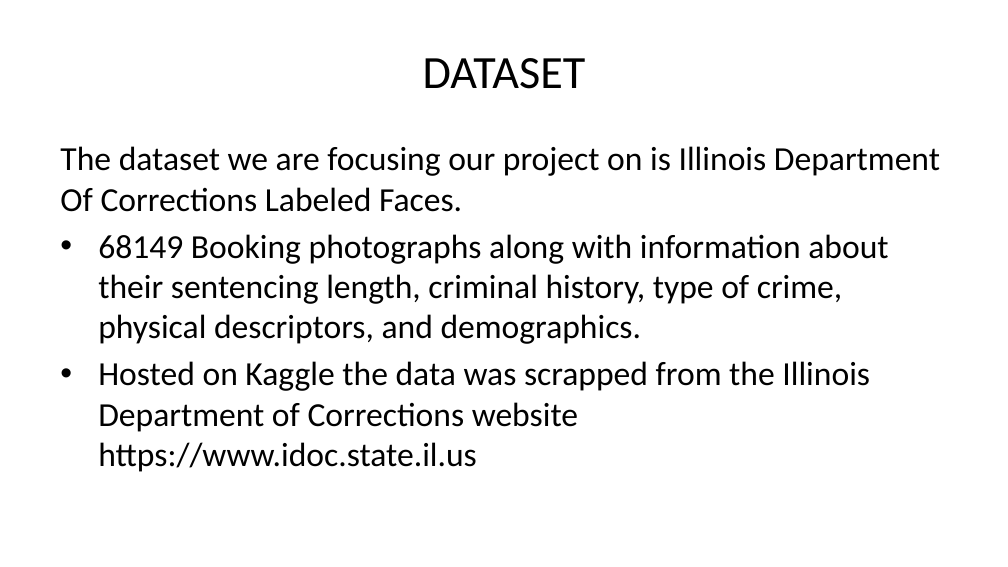
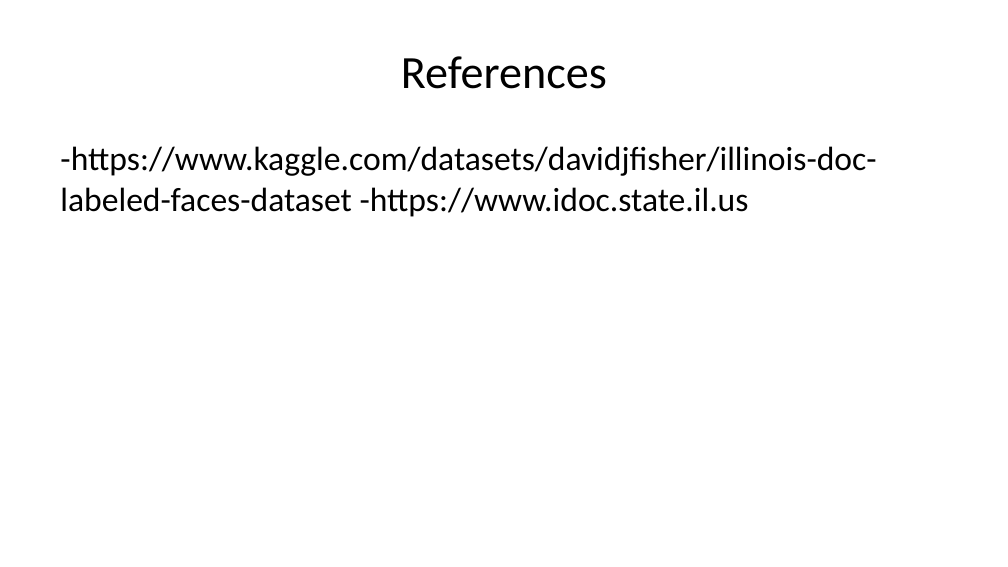
Before and after one commit to dsci445-csu/project-5, a slide deck: slide 10 of Presentation/Presentation.pptx (slide 2 before the commit). Drawn at 1008x567 pixels with LibreOffice and Linux fonts; fonts in the diff are those of the drawing. Boxes give left, top, right and bottom in pixels: in the first picture for what was removed or moved away, otherwise in the second. Text is boxed around its words. In the diff, an @@ line names an element or a change of style, - is before the commit and + after.

```diff
--- a/Presentation/Presentation.pptx
+++ b/Presentation/Presentation.pptx
@@ title at bbox=[401, 56, 607, 89]: text changed @@
-DATASET
+References
@@ text at bbox=[60, 146, 876, 217]: text changed @@
-The dataset we are focusing our project on is Illinois Department Of Corrections Labeled Faces.
-• 68149 Booking photographs along with information about their sentencing length, criminal history, type of crime, physical descriptors, and demographics.
-• Hosted on Kaggle the data was scrapped from the Illinois Department of Corrections website https://www.idoc.state.il.us
+-https://www.kaggle.com/datasets/davidjfisher/illinois-doc-labeled-faces-dataset -https://www.idoc.state.il.us
```
Also in this commit, not shown: 2 other slides changed, 5 slides added, 3 slides removed, 1 other file.
